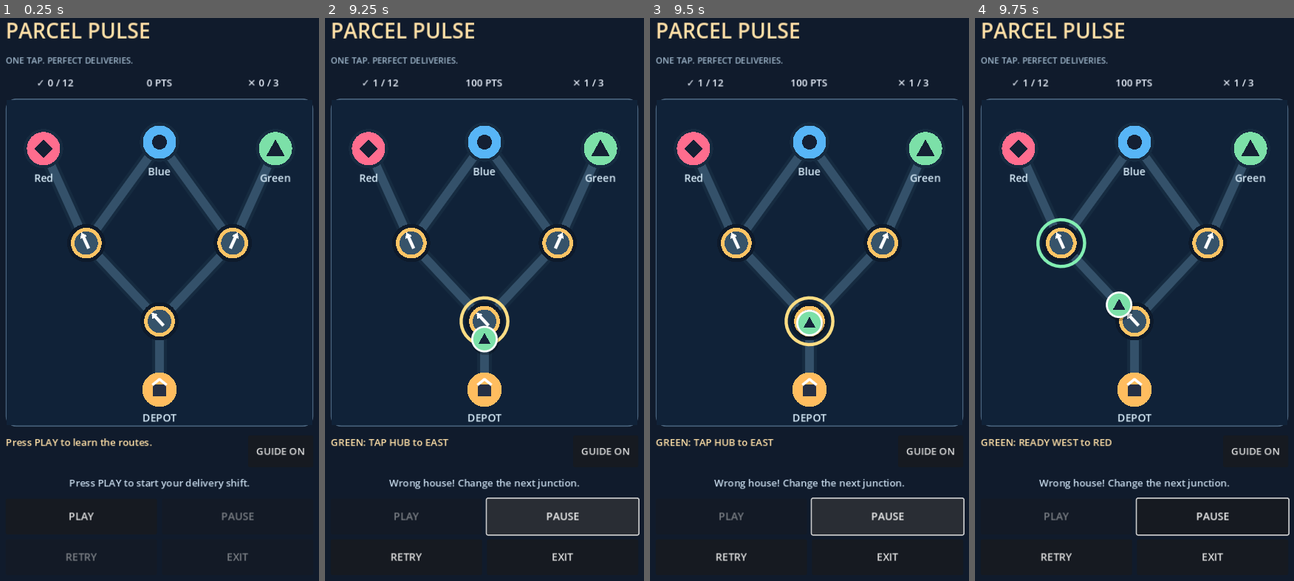
Above: before the commit, frames 1-4 (left to right).
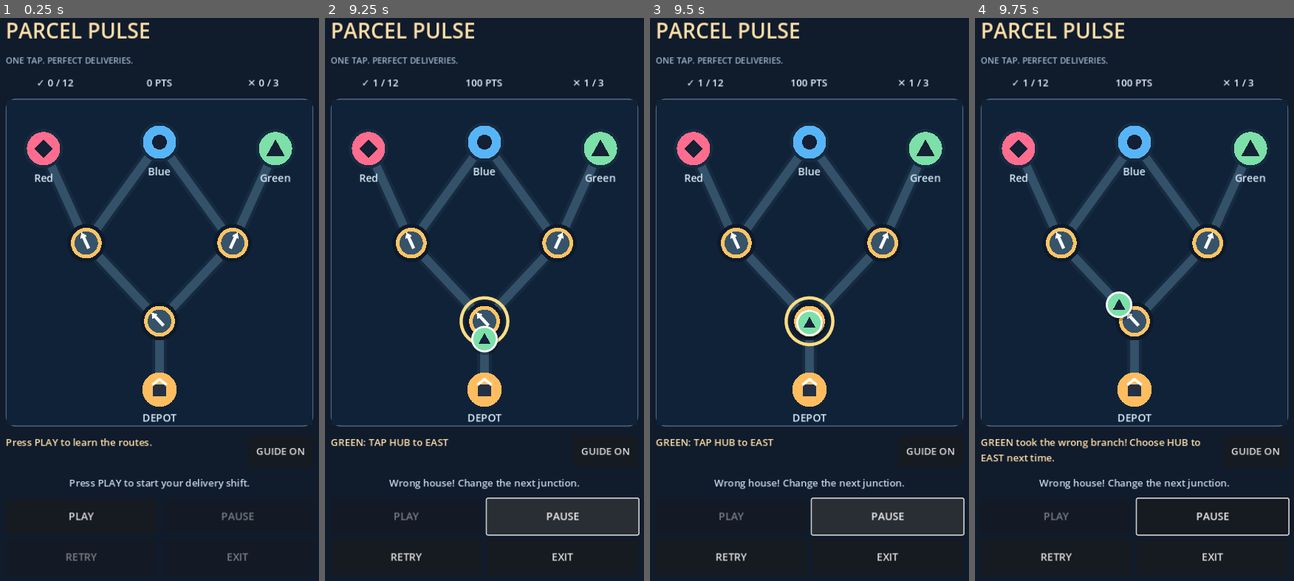
Above: after the commit, the same moments.

Repository: gauravprajapat-23/Parcel-pulse
Game: Godot game, scene res://scenes/game_screen.tscn
The game is run twice, just before and just after one commit, with the same random seed, the same clock (stepped at 60 frames per second) and the same inputs.
Inputs (mouse positions are in pixels of both pictures, inside the frame that each line leads up to):
- Up to frame 1 (0.25 s): no input
- Up to frame 2 (9.25 s): click "PLAY" at 0.5 s; click "RETRY" at 1.25 s; click "RETRY" at 2 s; click "RETRY" at 2.75 s; click "GUIDE ON" at 3.5 s; click "GUIDE OFF" at 4.25 s; click "GUIDE ON" at 5 s; click "GUIDE OFF" at 5.75 s; click "GUIDE ON" at 6.5 s; click "GUIDE OFF" at 7.25 s; click "PAUSE" at 8 s; click "RESUME" at 8.75 s
- Up to frame 3 (9.5 s): no input
- Up to frame 4 (9.75 s): move the mouse to (1134, 260) at 9.52 s; click (1134, 260) at 9.67 s

Frames 1-3 are identical in both runs. In frame 4, 1.0% of the frame differs, in the area x 1-71%, y 35-79%.

Commit message:
fix(tutorial): explain irreversible wrong branches instead of invalid guidance

Diff:
--- a/scripts/ui/routing_coach.gd
+++ b/scripts/ui/routing_coach.gd
@@ -33,7 +33,15 @@
 	var junction_id: String = nearest.next_node
 	var desired: String = desired_exit(junction_id, nearest.destination)
 	if not controller.board.is_valid_edge(junction_id, desired):
-		return {"message": "Check the approaching parcel route.", "focus": "", "needs_action": false}
+		# The package already entered an irreversible wrong branch.
+		# Never tell a player to tap toward a non-matching destination.
+		var correct_branch: String = "EAST" if nearest.destination == "green" else "WEST"
+		return {
+			"message": "%s took the wrong branch! Choose HUB to %s next time." % [
+				nearest.destination.to_upper(), correct_branch
+			],
+			"focus": "", "needs_action": false
+		}
 	var needs_action: bool = controller.board.get_next_node(junction_id) != desired
 	var verb: String = "TAP" if needs_action else "READY"
 	var message: String = "%s: %s %s to %s" % [
@@ -45,9 +53,12 @@
 static func desired_exit(junction_id: String, destination: String) -> String:
 	match junction_id:
 		"hub":
-			return "east" if destination == "green" else "west"
+			if destination in ["red", "blue", "green"]:
+				return "east" if destination == "green" else "west"
 		"west":
-			return "blue" if destination == "blue" else "red"
+			if destination in ["red", "blue"]:
+				return destination
 		"east":
-			return "green" if destination == "green" else "blue"
+			if destination in ["blue", "green"]:
+				return destination
 	return ""
--- a/tests/test_guidance.gd
+++ b/tests/test_guidance.gd
@@ -21,6 +21,7 @@
 	_test_ready_and_initial_red()
 	_test_second_blue_and_third_green()
 	_test_guide_is_pure()
+	_test_unreachable_branch_explained()
 	print("Parcel Pulse routing coach: %d passed, %d failed." % [passed, failed])
 	quit(1 if failed > 0 else 0)
 
@@ -72,3 +73,15 @@
 	_check("guide never changes routing state", c.board.selected_output == before)
 	_check("guide never spawns parcels", c.parcels.size() == parcel_count)
 	_check("guide never changes score", c.score == score_before)
+
+
+func _test_unreachable_branch_explained() -> void:
+	_check("green cannot be routed out of west", RoutingCoach.desired_exit("west", "green") == "")
+	_check("red cannot be routed out of east", RoutingCoach.desired_exit("east", "red") == "")
+	var c := ShiftController.new()
+	c.start_shift()
+	c.toggle_junction("hub")
+	_step(c, 1.2)
+	var warning: Dictionary = RoutingCoach.get_guidance(c)
+	_check("red on east branch shows a mistake explanation", str(warning["message"]).contains("wrong branch"))
+	_check("unreachable parcel is never shown a false target", warning["focus"] == "" and not warning["needs_action"])
Not shown, changed: docs/first_session_validation.md
